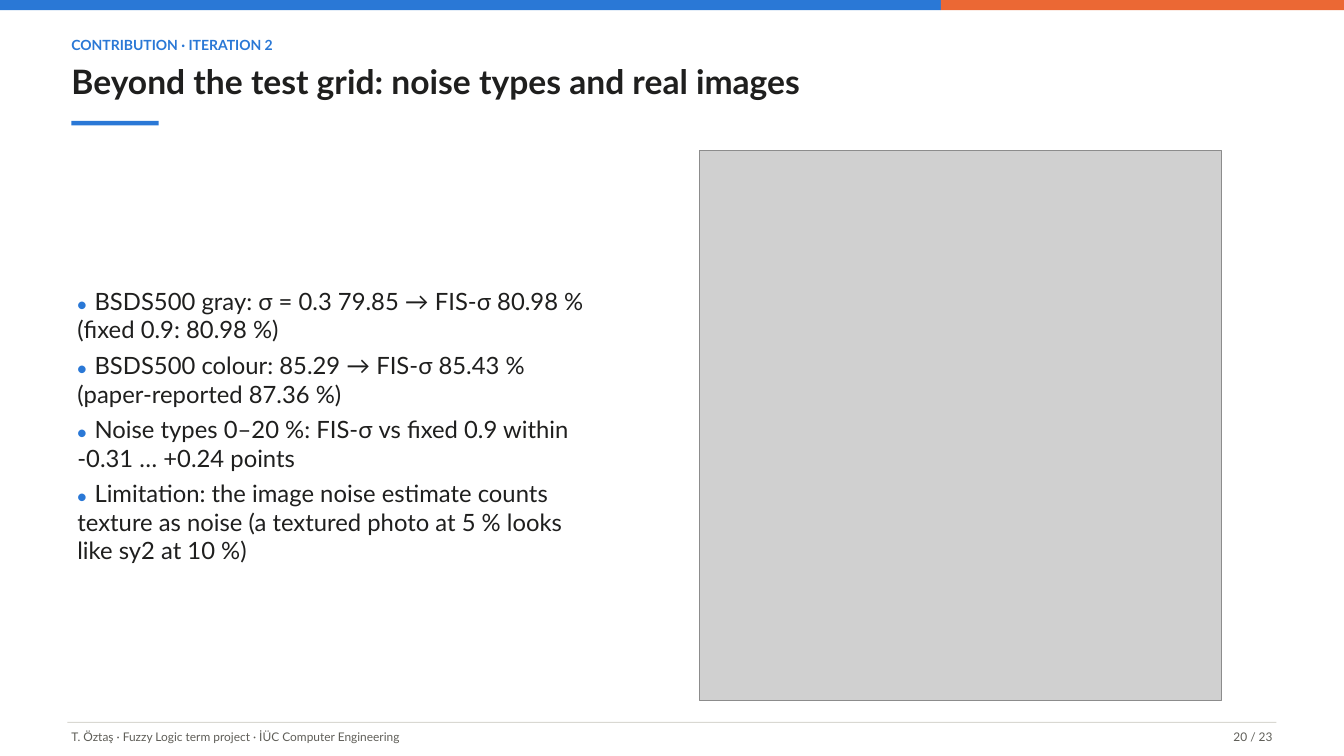
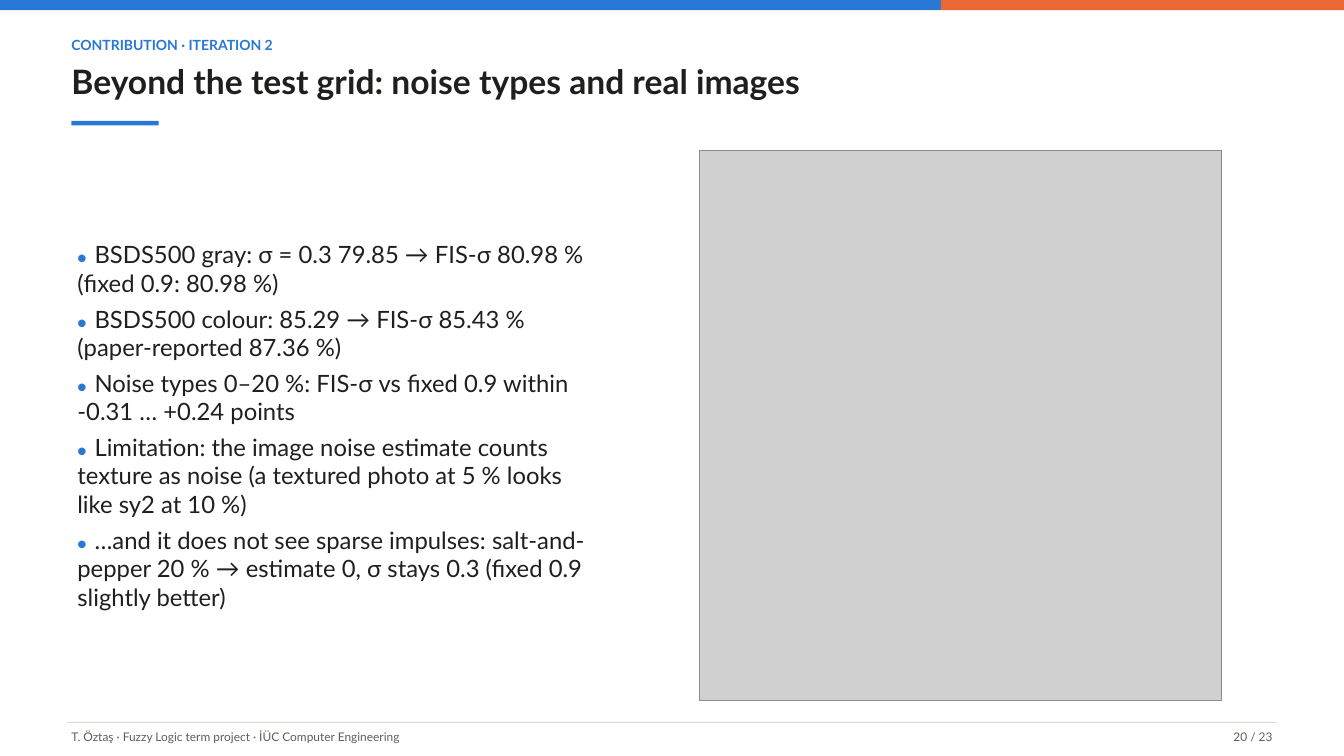
Before and after one commit to tarikoztas/fuzzy-logic-project, a slide deck: slide 20 of presentation/presentation.pptx. Drawn at 1344x756 pixels with LibreOffice and Linux fonts; fonts in the diff are those of the drawing; grey boxes stand for pictures. Boxes give left, top, right and bottom in pixels: in the first picture for what was removed or moved away, otherwise in the second. Text is boxed around its words. In the diff, an @@ line names an element or a change of style, - is before the commit and + after.

```diff
--- a/presentation/presentation.pptx
+++ b/presentation/presentation.pptx
@@ text "● BSDS500 gray: σ = ...": place and size @@
-text "● BSDS500 gray: σ = ..." at [77,292,568,563]
+text "● BSDS500 gray: σ = ..." at [77,245,585,611]
@@ text at [77,531,585,611]: paragraph added @@
+● …and it does not see sparse impulses: salt-and-pepper 20 % → estimate 0, σ stays 0.3 (fixed 0.9 slightly better)
```
Also in this commit, not shown: 7 other files.
